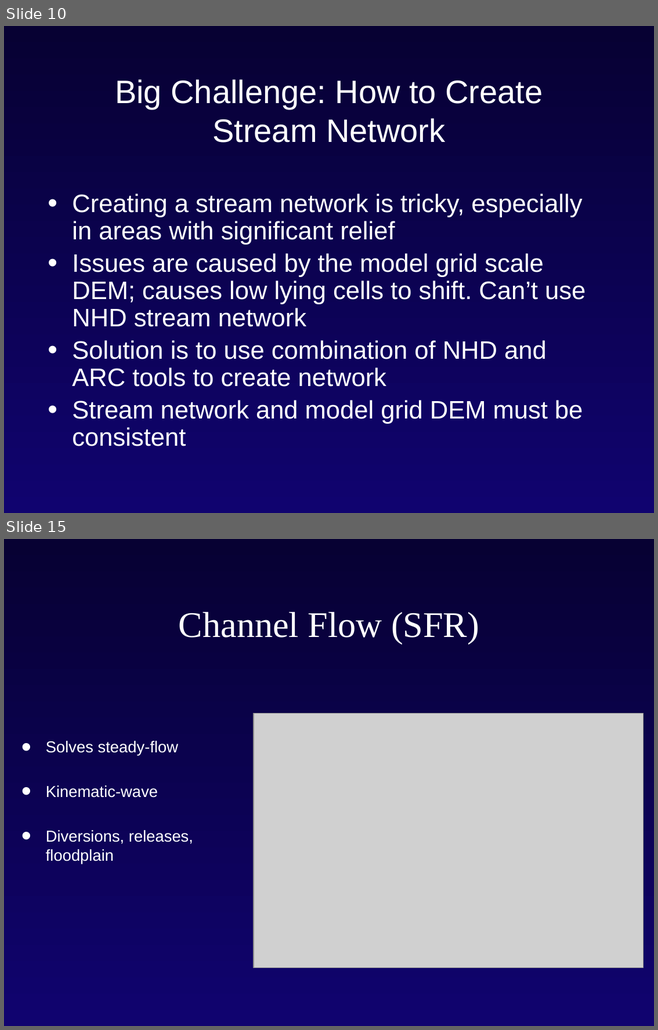
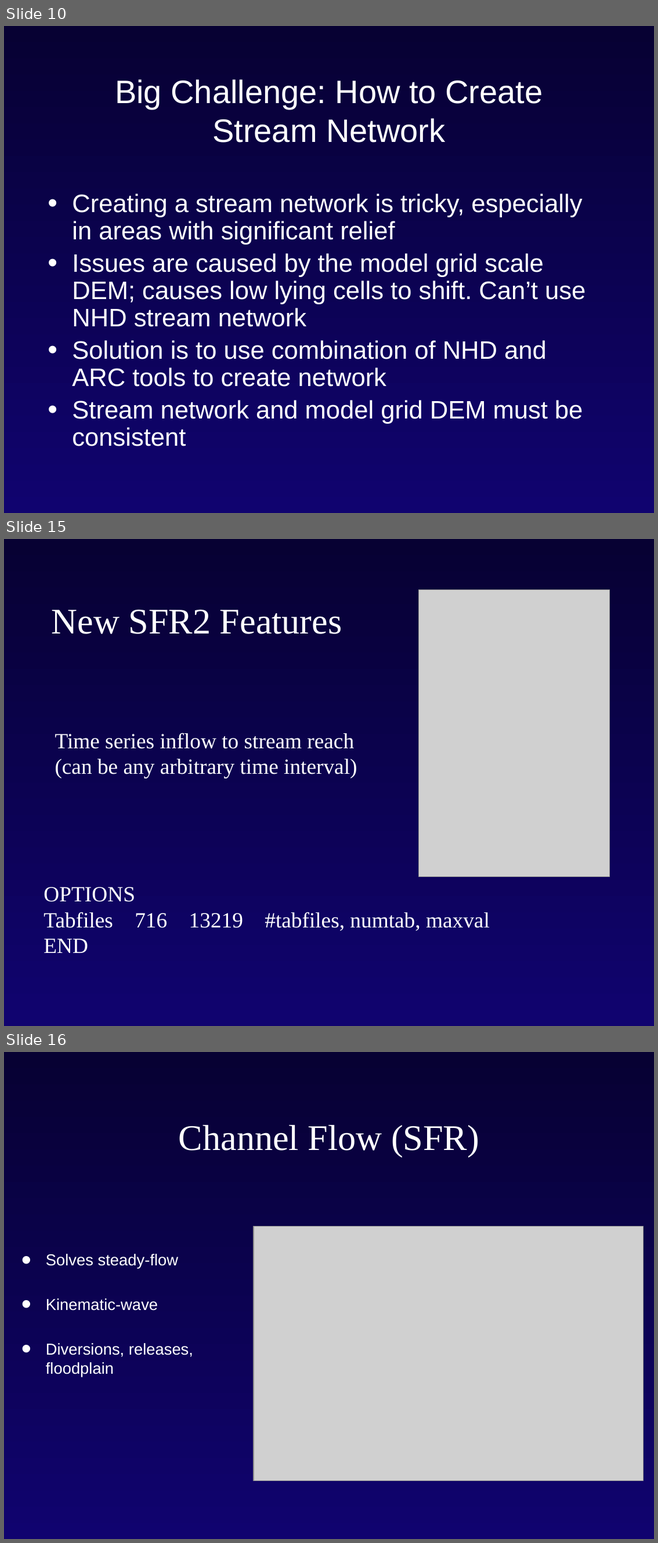
Before and after one commit to rniswon/gsflowID2447_classrepo, a slide deck: presentations/Niswonger/Intro_modflow_D.pptx. Shown one above the other, each under a label of ours: slides 10 and 15 before the commit, slides 10, 15 and 16 after it; the slides between them are not shown. The pictures are 658x1030 and 658x1543 pixels, drawn with LibreOffice and Linux fonts; fonts in the diff are those of the drawing; grey boxes stand for pictures; background and template pictures are left out. Boxes give left, top, right and bottom in pixels: in the first picture for what was removed or moved away, otherwise in the second. Text is boxed around its words. In the diff, an @@ line names an element or a change of style, - is before the commit and + after.

```diff
--- a/presentations/Niswonger/Intro_modflow_D.pptx
+++ b/presentations/Niswonger/Intro_modflow_D.pptx
@@ slide 15 added at (4,539,654,1026), background gradient #070133 to #10036F @@
@@ picture added at (419,589,610,877) @@
@@ title added at (52,609,342,634), 40 pt, text #FFFFFF @@
+New SFR2 Features
@@ text added at (55,733,357,779), 24 pt, text #FFFFFF @@
+Time series inflow to stream reach (can be any arbitrary time interval)
@@ text added at (43,887,489,953), 24 pt, text #FFFFFF @@
+OPTIONS
+Tabfiles 716 13219 #tabfiles, numtab, maxval
+END
@@ what was slide 15 is now slide 16 @@
```
Also in this commit, not shown: 4 other slides added, 4 slides removed, 13 other files.
